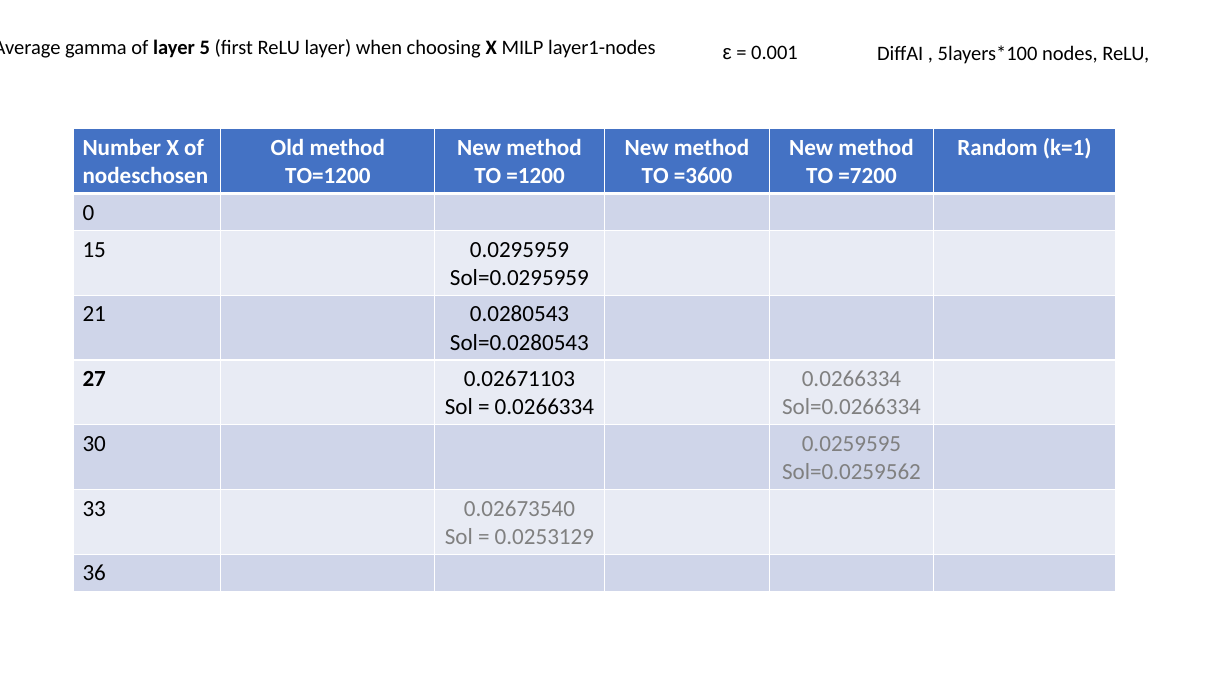
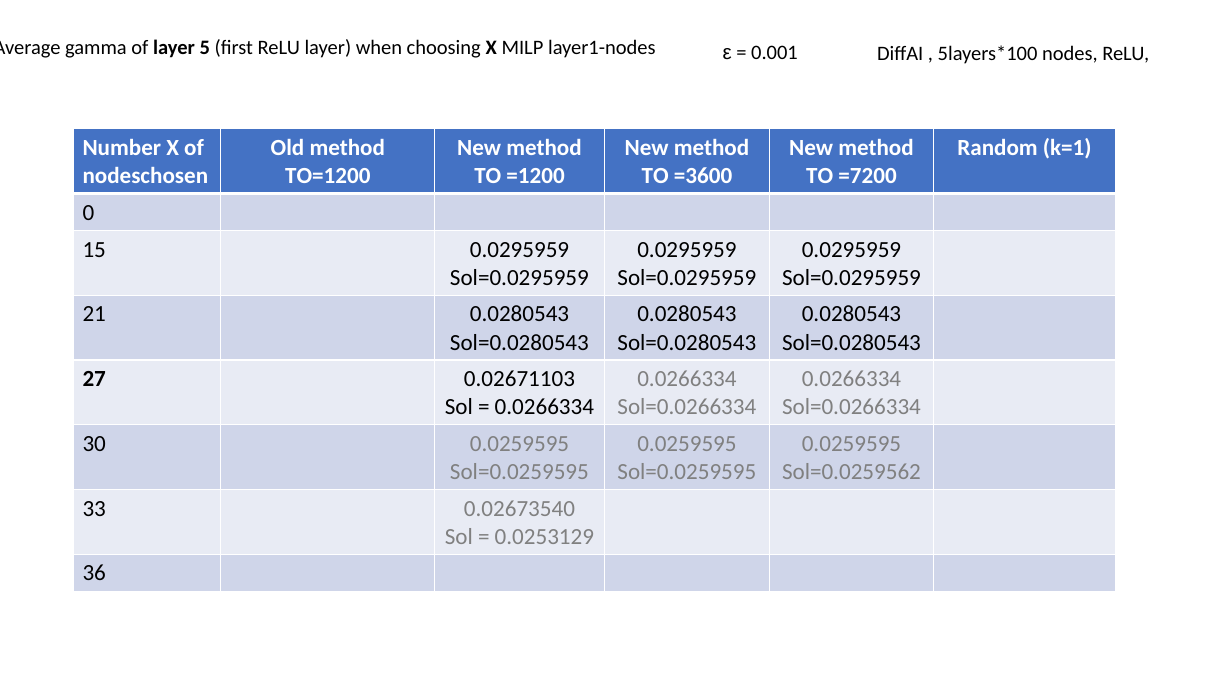
Before and after one commit to blaisegenest/vericompensate, a slide deck: slide 20 of lipschitz/Liptscitz.pptx. Drawn at 1232x693 pixels with LibreOffice and Linux fonts; fonts in the diff are those of the drawing. Boxes give left, top, right and bottom in pixels: in the first picture for what was removed or moved away, otherwise in the second. Text is boxed around its words. In the diff, an @@ line names an element or a change of style, - is before the commit and + after.

Commit message:
update table

```diff
--- a/lipschitz/Liptscitz.pptx
+++ b/lipschitz/Liptscitz.pptx
@@ table at (73, 128, 1116, 592) @@
-row 3, column 4: 
+row 3, column 4: 0.0295959 / Sol=0.0295959
-row 3, column 5: 
+row 3, column 5: 0.0295959 / Sol=0.0295959
-row 4, column 4: 
+row 4, column 4: 0.0280543 / Sol=0.0280543
-row 4, column 5: 
+row 4, column 5: 0.0280543 / Sol=0.0280543
-row 5, column 4: 
+row 5, column 4: 0.0266334 / Sol=0.0266334
-row 6, column 3: 
+row 6, column 3: 0.0259595 / Sol=0.0259595
-row 6, column 4: 
+row 6, column 4: 0.0259595 / Sol=0.0259595
```
